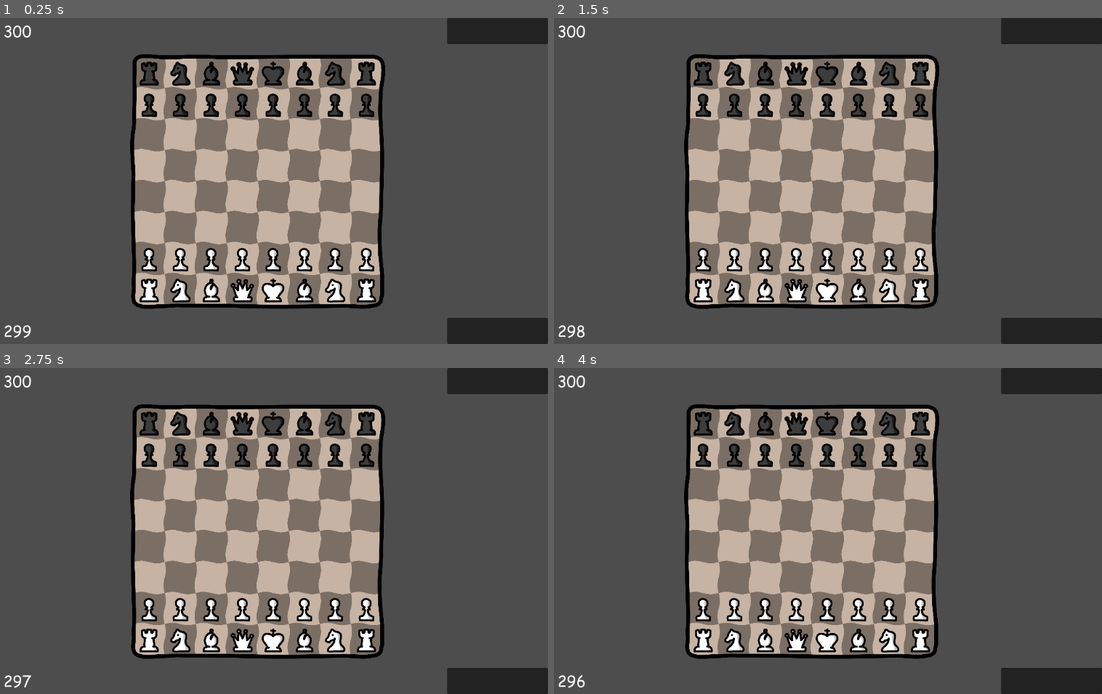
Above: before the commit, frames 1-4 (two rows, left to right).
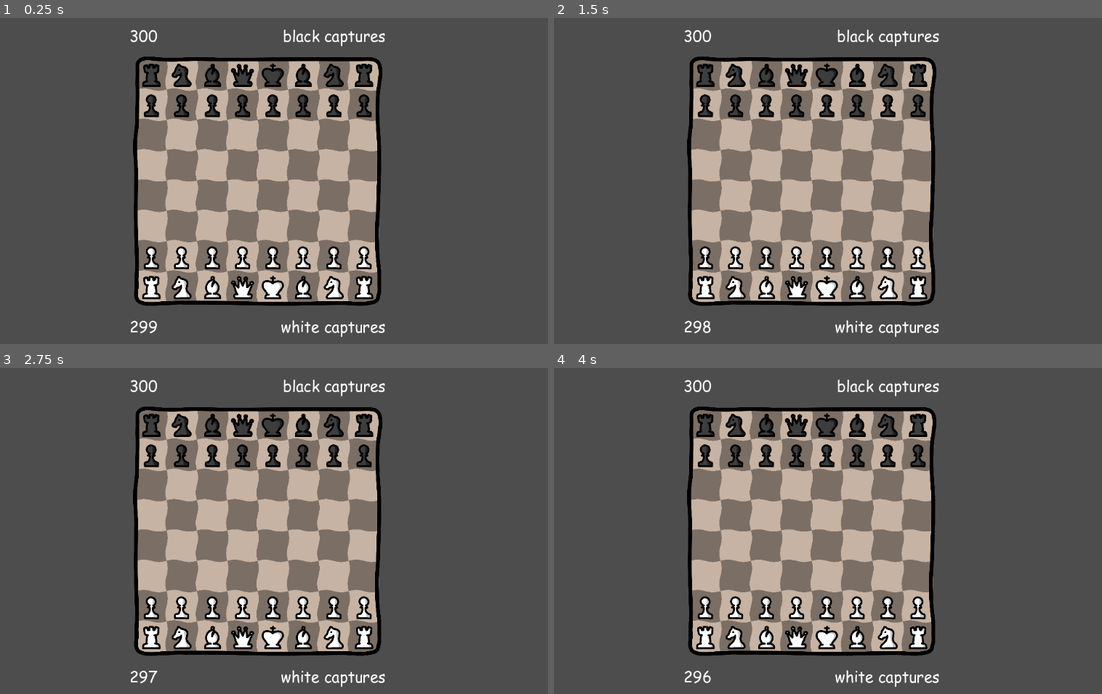
Above: after the commit, the same moments.

Repository: Empika1/DrunkChess
Game: Godot game, scene res://Scenes/Game.tscn
Two runs of this game, one before a commit and one after it. Both use one fixed random seed, a clock stepped at 60 frames per second and the inputs below.
Inputs (mouse positions are in pixels of both pictures, inside the frame that each line leads up to):
- Up to frame 1 (0.25 s): no input
- Up to frame 2 (1.5 s): tap Enter at 0.5 s; move the mouse to (937, 164) at 0.52 s; click (937, 164) at 0.6 s; move the mouse to (696, 197) at 1.27 s; click (696, 197) at 1.35 s
- Up to frame 3 (2.75 s): tap Space at 2 s; move the mouse to (317, 459) at 2.02 s; click (317, 459) at 2.1 s
- Up to frame 4 (4 s): tap Enter at 2.75 s; move the mouse to (784, 596) at 2.77 s; click (784, 596) at 2.85 s; tap Space at 3.5 s; move the mouse to (986, 579) at 3.52 s; click (986, 579) at 3.6 s

The runs differ from the first frame. In frame 1, 14% of the frame differs, in the area x 0-100%, y 0-100%; in frame 2, 14%; in frame 3, 14%; in frame 4, 14%.

Commit message:
aspect ratioing

Diff:
--- a/Scenes/Game.tscn
+++ b/Scenes/Game.tscn
@@ -1,6 +1,7 @@
-[gd_scene load_steps=18 format=3 uid="uid://cudne81ew8j5r"]
+[gd_scene load_steps=20 format=3 uid="uid://cudne81ew8j5r"]
 
 [ext_resource type="Theme" uid="uid://bhkvphjy5bskn" path="res://Themes/Main.tres" id="1_gldiy"]
+[ext_resource type="Script" path="res://Scripts/UI/BoardContainerResizer.gd" id="1_u4wqa"]
 [ext_resource type="Texture2D" uid="uid://ypsrekatbbsx" path="res://Images/Board.svg" id="2_7sewj"]
 [ext_resource type="Script" path="res://Scripts/BoardRenderer.gd" id="2_ern7e"]
 [ext_resource type="Shader" path="res://Shaders/Lines.gdshader" id="4_uql85"]
@@ -9,6 +10,8 @@
 [ext_resource type="Shader" path="res://Shaders/Arrows.gdshader" id="7_pwngt"]
 [ext_resource type="Texture2D" uid="uid://bqu4ssikxl5ej" path="res://Images/BoardBorder.svg" id="9_wubqd"]
 [ext_resource type="Script" path="res://Scripts/GameManager.gd" id="15_uqtdi"]
+
+[sub_resource type="PlaceholderTexture2D" id="PlaceholderTexture2D_ujew3"]
 
 [sub_resource type="ShaderMaterial" id="ShaderMaterial_76xl3"]
 shader = ExtResource("4_uql85")
@@ -53,103 +56,137 @@
 
 [sub_resource type="PlaceholderTexture2D" id="PlaceholderTexture2D_kb1m1"]
 
-[node name="VBoxContainer" type="VBoxContainer"]
+[node name="Control" type="Control"]
+layout_mode = 3
+anchors_preset = 15
+anchor_right = 1.0
+anchor_bottom = 1.0
+grow_horizontal = 2
+grow_vertical = 2
+
+[node name="TextureRect" type="TextureRect" parent="."]
+visible = false
+layout_mode = 1
+anchors_preset = 15
+anchor_right = 1.0
+anchor_bottom = 1.0
+grow_horizontal = 2
+grow_vertical = 2
+texture = SubResource("PlaceholderTexture2D_ujew3")
+expand_mode = 2
+
+[node name="BoardContainerResizer" type="Node" parent="." node_paths=PackedStringArray("boardSquare", "mainContainer")]
+script = ExtResource("1_u4wqa")
+boardSquare = NodePath("../MainContainer/VBoxContainer/BoardSquare")
+mainContainer = NodePath("../MainContainer")
+r = 0.785
+
+[node name="MainContainer" type="AspectRatioContainer" parent="."]
+layout_mode = 1
 anchors_preset = 15
 anchor_right = 1.0
 anchor_bottom = 1.0
 grow_horizontal = 2
 grow_vertical = 2
 theme = ExtResource("1_gldiy")
-theme_override_constants/separation = 12
-
-[node name="ColorRect3" type="HBoxContainer" parent="."]
+ratio = 0.785
+
+[node name="VBoxContainer" type="VBoxContainer" parent="MainContainer"]
+layout_mode = 2
+size_flags_horizontal = 3
+theme_override_constants/separation = 0
+
+[node name="BlackUIContainer" type="HBoxContainer" parent="MainContainer/VBoxContainer"]
 layout_mode = 2
 size_flags_vertical = 3
-size_flags_stretch_ratio = 0.1
-
-[node name="BlackTimerLabel" type="Label" parent="ColorRect3"]
-custom_minimum_size = Vector2(200, 0)
-layout_mode = 2
-text = "black player clock"
-horizontal_alignment = 1
-vertical_alignment = 1
-
-[node name="ColorRect3" type="HBoxContainer" parent="ColorRect3"]
+theme_override_constants/separation = 0
+
+[node name="BlackTimerLabel" type="Label" parent="MainContainer/VBoxContainer/BlackUIContainer"]
+layout_mode = 2
+text = "black timer"
+
+[node name="Control" type="Control" parent="MainContainer/VBoxContainer/BlackUIContainer"]
+layout_mode = 2
+size_flags_horizontal = 3
+
+[node name="BlackCaptures" type="Label" parent="MainContainer/VBoxContainer/BlackUIContainer"]
+layout_mode = 2
+text = "black captures"
+
+[node name="BoardSquare" type="Control" parent="MainContainer/VBoxContainer"]
 layout_mode = 2
 size_flags_horizontal = 3
 size_flags_vertical = 3
-size_flags_stretch_ratio = 0.1
-alignment = 1
-
-[node name="PanelContainer" type="PanelContainer" parent="ColorRect3"]
-layout_mode = 2
-
-[node name="Panel" type="Panel" parent="ColorRect3/PanelContainer"]
-custom_minimum_size = Vector2(200, 0)
-layout_mode = 2
-
-[node name="BoardSquare" type="AspectRatioContainer" parent="."]
-layout_mode = 2
-size_flags_vertical = 3
-
-[node name="BoardBorder" type="TextureRect" parent="BoardSquare"]
-z_index = 1
-layout_mode = 2
+size_flags_stretch_ratio = 7.30233
+
+[node name="BoardBorder" type="TextureRect" parent="MainContainer/VBoxContainer/BoardSquare"]
+z_index = 1
+layout_mode = 1
+anchors_preset = 15
+anchor_right = 1.0
+anchor_bottom = 1.0
+grow_horizontal = 2
+grow_vertical = 2
 texture = ExtResource("9_wubqd")
 expand_mode = 1
 
-[node name="Aspect" type="AspectRatioContainer" parent="BoardSquare"]
-layout_mode = 2
+[node name="Aspect" type="AspectRatioContainer" parent="MainContainer/VBoxContainer/BoardSquare"]
+layout_mode = 1
+anchors_preset = 15
+anchor_right = 1.0
+anchor_bottom = 1.0
+grow_horizontal = 2
+grow_vertical = 2
 ratio = 0.947
 
-[node name="SmallerBoardSquare" type="AspectRatioContainer" parent="BoardSquare/Aspect"]
-layout_mode = 2
-
-[node name="Board" type="TextureRect" parent="BoardSquare/Aspect/SmallerBoardSquare"]
+[node name="SmallerBoardSquare" type="AspectRatioContainer" parent="MainContainer/VBoxContainer/BoardSquare/Aspect"]
+layout_mode = 2
+
+[node name="Board" type="TextureRect" parent="MainContainer/VBoxContainer/BoardSquare/Aspect/SmallerBoardSquare"]
 self_modulate = Color(1, 0.898039, 0.819608, 1)
 layout_mode = 2
 texture = ExtResource("2_7sewj")
 expand_mode = 1
 
-[node name="PieceHolder" type="Control" parent="BoardSquare/Aspect/SmallerBoardSquare"]
+[node name="PieceHolder" type="Control" parent="MainContainer/VBoxContainer/BoardSquare/Aspect/SmallerBoardSquare"]
 z_index = 2
 layout_mode = 2
 
-[node name="Lines" type="TextureRect" parent="BoardSquare/Aspect/SmallerBoardSquare"]
+[node name="Lines" type="TextureRect" parent="MainContainer/VBoxContainer/BoardSquare/Aspect/SmallerBoardSquare"]
 z_index = 1
 material = SubResource("ShaderMaterial_76xl3")
 layout_mode = 2
 texture = SubResource("PlaceholderTexture2D_4pcoh")
 
-[node name="Circles" type="TextureRect" parent="BoardSquare/Aspect/SmallerBoardSquare"]
+[node name="Circles" type="TextureRect" parent="MainContainer/VBoxContainer/BoardSquare/Aspect/SmallerBoardSquare"]
 z_index = 1
 material = SubResource("ShaderMaterial_5isd6")
 layout_mode = 2
 texture = SubResource("PlaceholderTexture2D_d5phv")
 
-[node name="CircleArcs" type="TextureRect" parent="BoardSquare/Aspect/SmallerBoardSquare"]
+[node name="CircleArcs" type="TextureRect" parent="MainContainer/VBoxContainer/BoardSquare/Aspect/SmallerBoardSquare"]
 z_index = 1
 material = SubResource("ShaderMaterial_y1348")
 layout_mode = 2
 texture = SubResource("PlaceholderTexture2D_xcd1x")
 
-[node name="Arrows" type="TextureRect" parent="BoardSquare/Aspect/SmallerBoardSquare"]
+[node name="Arrows" type="TextureRect" parent="MainContainer/VBoxContainer/BoardSquare/Aspect/SmallerBoardSquare"]
 z_index = 3
 material = SubResource("ShaderMaterial_yx8dn")
 layout_mode = 2
 texture = SubResource("PlaceholderTexture2D_kb1m1")
 
-[node name="GameManager" type="Node" parent="BoardSquare/Aspect/SmallerBoardSquare" node_paths=PackedStringArray("board", "pieceHolder")]
+[node name="GameManager" type="Node" parent="MainContainer/VBoxContainer/BoardSquare/Aspect/SmallerBoardSquare" node_paths=PackedStringArray("board", "pieceHolder")]
 script = ExtResource("15_uqtdi")
 board = NodePath("../Board")
 pieceHolder = NodePath("../PieceHolder")
 
-[node name="BoardRenderer" type="Node" parent="BoardSquare/Aspect/SmallerBoardSquare" node_paths=PackedStringArray("board", "pieceHolder", "blackTimer", "whiteTimer", "lines", "circles", "circleArcs", "arrows", "gameManager")]
+[node name="BoardRenderer" type="Node" parent="MainContainer/VBoxContainer/BoardSquare/Aspect/SmallerBoardSquare" node_paths=PackedStringArray("board", "pieceHolder", "blackTimer", "whiteTimer", "lines", "circles", "circleArcs", "arrows", "gameManager")]
 script = ExtResource("2_ern7e")
 board = NodePath("../Board")
 pieceHolder = NodePath("../PieceHolder")
-blackTimer = NodePath("../../../../ColorRect3/BlackTimerLabel")
-whiteTimer = NodePath("../../../../ColorRect2/WhiteTimerLabel")
+blackTimer = NodePath("../../../../BlackUIContainer/BlackTimerLabel")
+whiteTimer = NodePath("../../../../WhiteUIContainer/WhiteTimerLabel")
 lines = NodePath("../Lines")
 circles = NodePath("../Circles")
 circleArcs = NodePath("../CircleArcs")
@@ -161,28 +198,21 @@
 blackCapturerArrowColor = Color(1, 0.356863, 0.290196, 1)
 arrowThickness = 0.005
 
-[node name="ColorRect2" type="HBoxContainer" parent="."]
+[node name="WhiteUIContainer" type="HBoxContainer" parent="MainContainer/VBoxContainer"]
 layout_mode = 2
 size_flags_vertical = 3
-size_flags_stretch_ratio = 0.1
-
-[node name="WhiteTimerLabel" type="Label" parent="ColorRect2"]
-custom_minimum_size = Vector2(200, 0)
-layout_mode = 2
-text = "white player clock"
-horizontal_alignment = 1
-vertical_alignment = 1
-
-[node name="ColorRect3" type="HBoxContainer" parent="ColorRect2"]
-layout_mode = 2
-size_flags_horizontal = 3
-size_flags_vertical = 3
-size_flags_stretch_ratio = 0.1
-alignment = 1
-
-[node name="PanelContainer" type="PanelContainer" parent="ColorRect2"]
-layout_mode = 2
-
-[node name="Panel" type="Panel" parent="ColorRect2/PanelContainer"]
-custom_minimum_size = Vector2(200, 0)
-layout_mode = 2
+theme_override_constants/separation = 0
+
+[node name="WhiteTimerLabel" type="Label" parent="MainContainer/VBoxContainer/WhiteUIContainer"]
+layout_mode = 2
+text = "white timer
+"
+
+[node name="Control2" type="Control" parent="MainContainer/VBoxContainer/WhiteUIContainer"]
+layout_mode = 2
+size_flags_horizontal = 3
+
+[node name="WhiteCaptures" type="Label" parent="MainContainer/VBoxContainer/WhiteUIContainer"]
+layout_mode = 2
+text = "white captures
+"
--- a/Scenes/test.tscn
+++ b/Scenes/test.tscn
@@ -1,7 +1,6 @@
-[gd_scene load_steps=3 format=3 uid="uid://6ybrga46cr3v"]
+[gd_scene load_steps=2 format=3 uid="uid://6ybrga46cr3v"]
 
 [ext_resource type="Texture2D" uid="uid://ypsrekatbbsx" path="res://Images/Board.svg" id="1_0cuj6"]
-[ext_resource type="Texture2D" uid="uid://bqu4ssikxl5ej" path="res://Images/BoardBorder.svg" id="1_yll8w"]
 
 [node name="Control" type="AspectRatioContainer"]
 anchors_preset = 15
@@ -10,23 +9,51 @@
 grow_horizontal = 2
 grow_vertical = 2
 
-[node name="BoardSquare" type="AspectRatioContainer" parent="."]
+[node name="AspectRatioContainer" type="AspectRatioContainer" parent="."]
 layout_mode = 2
+ratio = 0.8
 
-[node name="BoardBorder" type="TextureRect" parent="BoardSquare"]
-z_index = 1
+[node name="VBoxContainer" type="VBoxContainer" parent="AspectRatioContainer"]
 layout_mode = 2
-texture = ExtResource("1_yll8w")
+theme_override_constants/separation = 0
+
+[node name="Control" type="HBoxContainer" parent="AspectRatioContainer/VBoxContainer"]
+layout_mode = 2
+size_flags_vertical = 3
+theme_override_constants/separation = 0
+
+[node name="Label" type="Label" parent="AspectRatioContainer/VBoxContainer/Control"]
+layout_mode = 2
+text = "ghgggggggggg"
+
+[node name="Control" type="Control" parent="AspectRatioContainer/VBoxContainer/Control"]
+layout_mode = 2
+size_flags_horizontal = 3
+
+[node name="Label2" type="Label" parent="AspectRatioContainer/VBoxContainer/Control"]
+layout_mode = 2
+text = "ghgggggggggg"
+
+[node name="Control2" type="TextureRect" parent="AspectRatioContainer/VBoxContainer"]
+layout_mode = 2
+size_flags_vertical = 3
+size_flags_stretch_ratio = 8.0
+texture = ExtResource("1_0cuj6")
 expand_mode = 1
 
-[node name="Aspect" type="AspectRatioContainer" parent="BoardSquare"]
+[node name="Control3" type="HBoxContainer" parent="AspectRatioContainer/VBoxContainer"]
 layout_mode = 2
-ratio = 0.947
+size_flags_vertical = 3
+theme_override_constants/separation = 0
 
-[node name="SmallerBoardSquare" type="AspectRatioContainer" parent="BoardSquare/Aspect"]
+[node name="Label" type="Label" parent="AspectRatioContainer/VBoxContainer/Control3"]
 layout_mode = 2
+text = "ghgggggggggg"
 
-[node name="Board" type="TextureRect" parent="BoardSquare/Aspect/SmallerBoardSquare"]
+[node name="Control" type="Control" parent="AspectRatioContainer/VBoxContainer/Control3"]
 layout_mode = 2
-texture = ExtResource("1_0cuj6")
-expand_mode = 1
+size_flags_horizontal = 3
+
+[node name="Label2" type="Label" parent="AspectRatioContainer/VBoxContainer/Control3"]
+layout_mode = 2
+text = "ghgggggggggg"
--- /dev/null
+++ b/Scripts/UI/BoardContainerResizer.gd
@@ -0,0 +1,17 @@
+@tool
+extends Node
+@export var boardSquare: Control
+@export var mainContainer: AspectRatioContainer
+@export var r: float
+
+func _ready():
+	if not Engine.is_editor_hint():
+		updateRatio()
+
+func _process(_delta):
+	if Engine.is_editor_hint():
+		updateRatio()
+
+func updateRatio() -> void:
+	boardSquare.size_flags_stretch_ratio = 2 * r / (1 - r)
+	mainContainer.ratio = r
--- a/Scripts/UI/BoardHolder.gd
+++ /dev/null
@@ -1,9 +0,0 @@
-extends Control
-class_name BoardHolder
-
-@export var board: Sprite2D
-
-func _process(_delta):
-	board.position = size * 0.5 - (board.get_rect().size * board.global_scale) * 0.5
-	var scaleRatio: float = (board.get_rect().size * board.global_scale).x / min(size.x, size.y)
-	board.global_scale /= Vector2(scaleRatio, scaleRatio)
